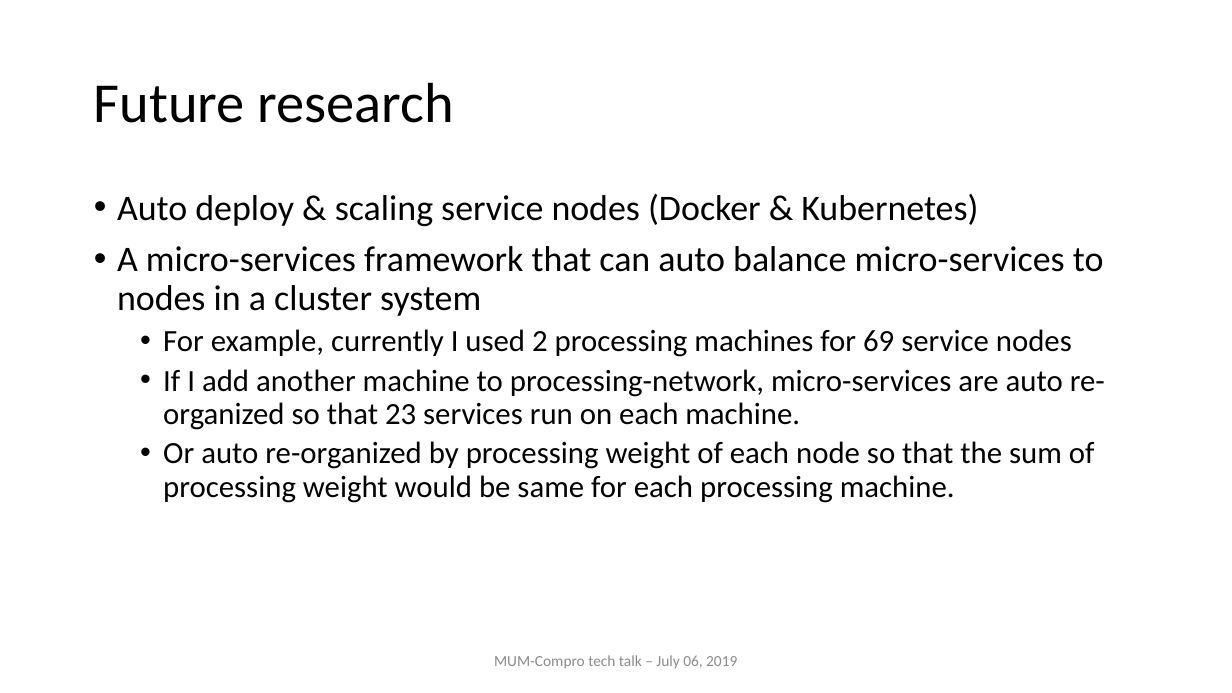
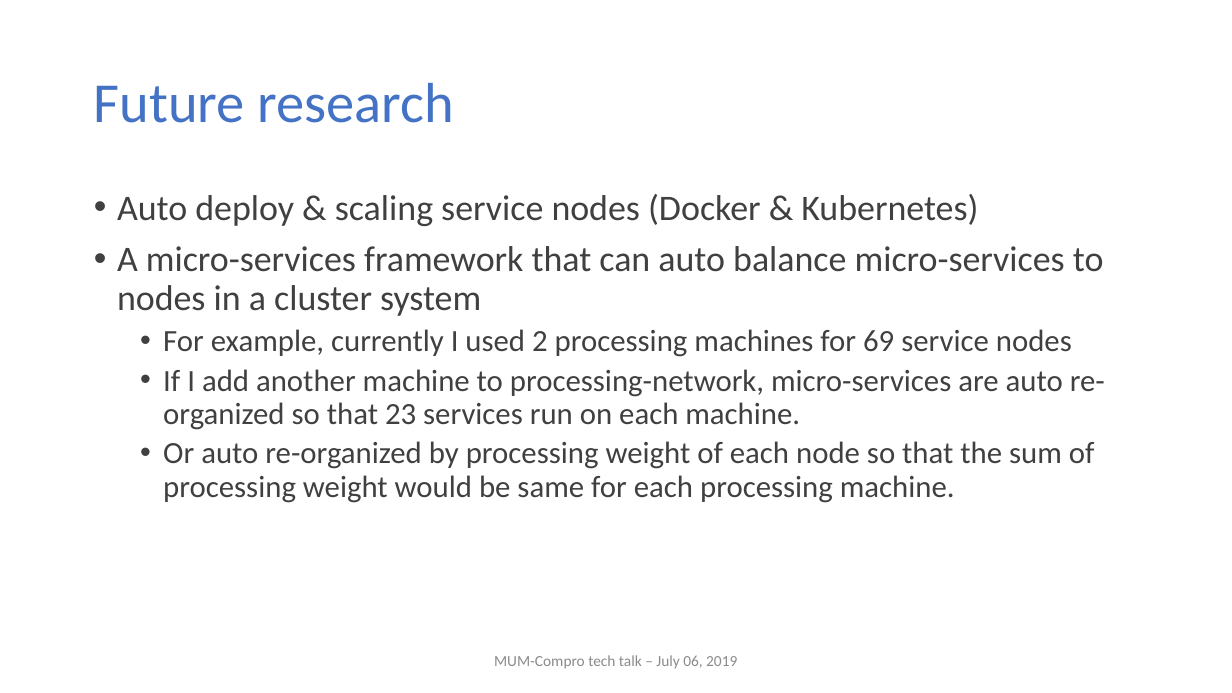
Before and after one commit to nghianghesi/hms, a slide deck: slide 27 of slide.pptx. Drawn at 1232x693 pixels with LibreOffice and Linux fonts; fonts in the diff are those of the drawing; background and template pictures are left out. Boxes give left, top, right and bottom in pixels: in the first picture for what was removed or moved away, otherwise in the second. Text is boxed around its words. In the diff, an @@ line names an element or a change of style, - is before the commit and + after.

```diff
--- a/slide.pptx
+++ b/slide.pptx
@@ title "Future research" at box(94, 83, 455, 123): text colour #000000 to #4472C4 @@
@@ text "Auto deploy & scaling service ..." at box(117, 194, 1105, 503): text colour #000000 to #404040 @@
```
Also in this commit, not shown: 28 other slides changed, 13 other files.
